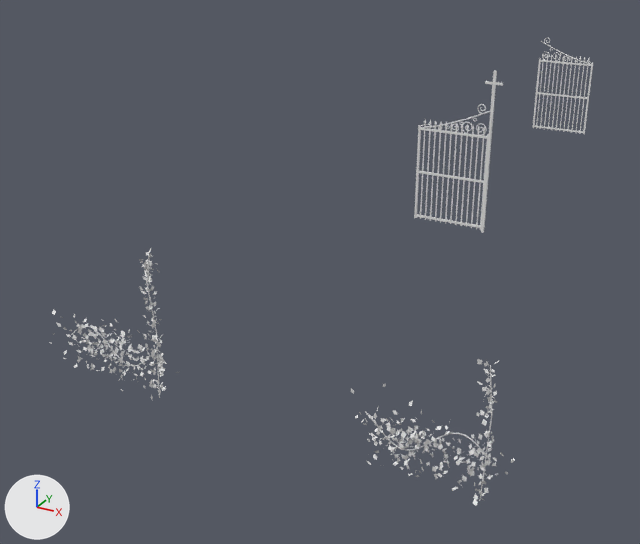
Renders of the glTF model OpenGL/assets/models/animaciones/reja_animada/reja_animada.gltf from each side of a commit.
One viewpoint serves both versions: a camera (50 mm lens) standing at (6.1, -29.2, 7.6) and looking at (-2.9, -12.9, -0.5). Every picture has the same lights, and +X, +Y and +Z are marked at lower left. The picture after the commit comes second. Materials are left out; every surface is plain grey. Where no turn or scale is listed for an object, it has been applied to the vertices. Vertices at exactly the same position are counted once.

Names of what the first picture shows: 'Hiedra_Hoja_Der', 'Hiedra_Hoja_Izq', 'Reja_Hoja_Der', 'Reja_Hoja_Izq'.
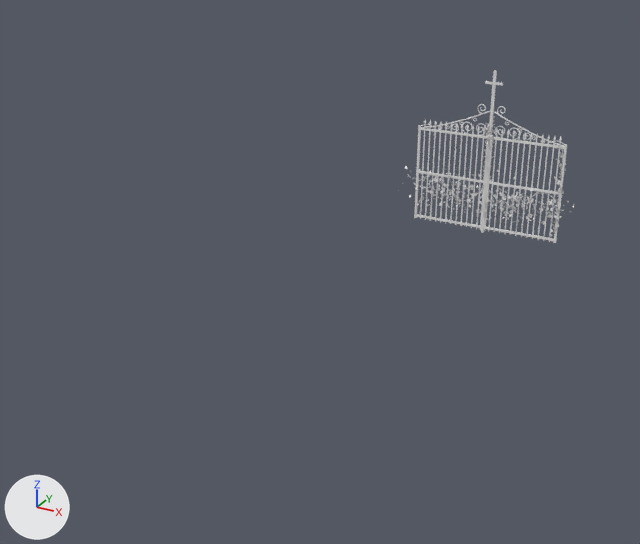
What the commit changed:
me_hiedra_hoja_der is used by ob_hiedra_hoja_der; location (1.76, -10.0, 0.0).
me_hiedra_hoja_der had 1568 vertices, 992 faces and spanned x -0.22..2.07, y -10.2..-9.79, z 0.2..2.38.
me_hiedra_hoja_der now has 1568 vertices, 992 faces and spans x -1.98..0.31, y -0.2..0.21, z 0.2..2.38.
me_hiedra_hoja_der part 1: the whole mesh is moved by (-1.76, 10.0, 0.0).
me_hiedra_hoja_izq is used by ob_hiedra_hoja_izq; location (-1.76, -10.0, 0.0).
me_hiedra_hoja_izq had 1834 vertices, 1134 faces and spanned x -2.23..0.48, y -10.22..-9.8, z 0.23..2.82.
me_hiedra_hoja_izq now has 1834 vertices, 1134 faces and spans x -0.47..2.24, y -0.22..0.2, z 0.23..2.82.
me_hiedra_hoja_izq part 2: the whole mesh is moved by (1.76, 10.0, 0.0).
Object 'Reja_Hoja_Der' (ob_reja_hoja_der) moves from (0.0, 0.0, 0.0) to (1.76, -10.0, 0.0).

Location of each change, (x1, y1, x2, y2) in pixels of the pictures (640 x 544 px):
'Reja_Hoja_Der', moved
    before: (532, 38, 593, 134)
    after: (484, 106, 567, 243)
'Hiedra_Hoja_Der', moved
    before: (350, 359, 515, 505)
    after: (478, 145, 574, 237)
'Hiedra_Hoja_Izq', moved
    before: (50, 248, 179, 401)
    after: (398, 116, 504, 217)
